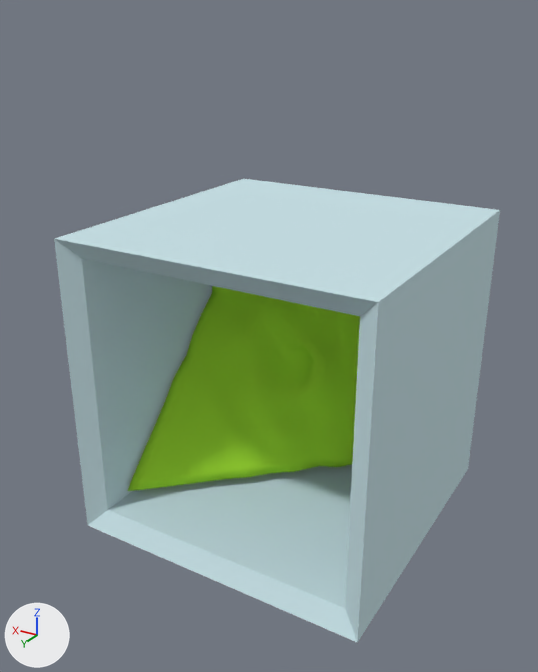
One commit to the Blender file test/demo_scene.blend: the scene before it, then after it.
Camera for both pictures: a camera (50 mm lens) standing at (-10.9, 19.6, 10.9) and looking at (1.9, -1.8, 0.2). The lights are fixed; the arrows at lower left show +X, +Y and +Z.

Objects in the first picture: 'water_container', 'water_land'.
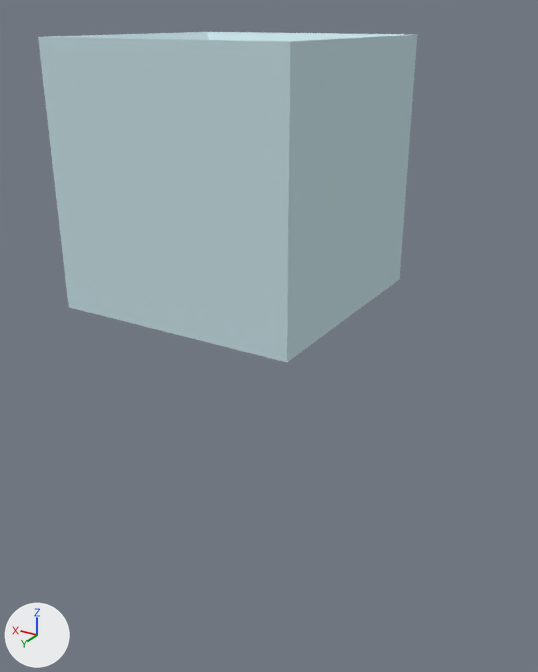
The edits, one by one:
me_water_land_mesh has 582 vertices, 1160 faces and spans x -3.49..3.43, y -2.81..5.15, z -3.44..3.55.
me_water_land_mesh is used by ob_water_land; location (0.91, -1.46, -0.75).
me_water_land_mesh part 1: the whole mesh is multiplied about the mesh origin by the matrix ((0.0, 0.0, -1.0), (-1.0, 0.0, 0.0), (0.0, 1.0, 0.0)).
me_water_container_mesh has 16 vertices, 28 faces and spans x -5.0..5.0, y -5.04..4.96, z -5.0..5.0.
me_water_container_mesh is used by ob_water_container; location (0.0, 0.0, 0.0).
me_water_container_mesh part 2: the whole mesh is turned 90 degrees about the x axis through the mesh origin.
Object 'water_land' (ob_water_land) moves from (0.91, -1.46, -0.75) to (6.08, -6.21, 3.74).
Object 'water_container' (ob_water_container) moves from (0.0, 0.0, 0.0) to (5.21, -5.16, 5.23).

Changed parts and their boxes (x1, y1, x2, y2) in the pictures (538 x 672 px):
'water_container', mesh turned, moved: before (54, 179, 500, 643); after (38, 32, 417, 362)
'water_land', reshaped, moved (not visible afterwards): before (128, 286, 360, 491)
